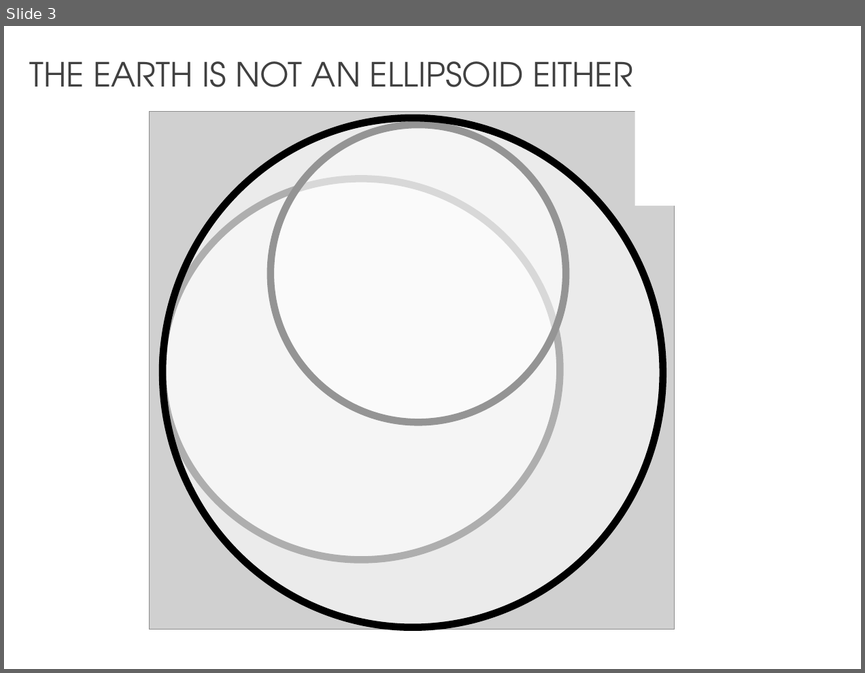
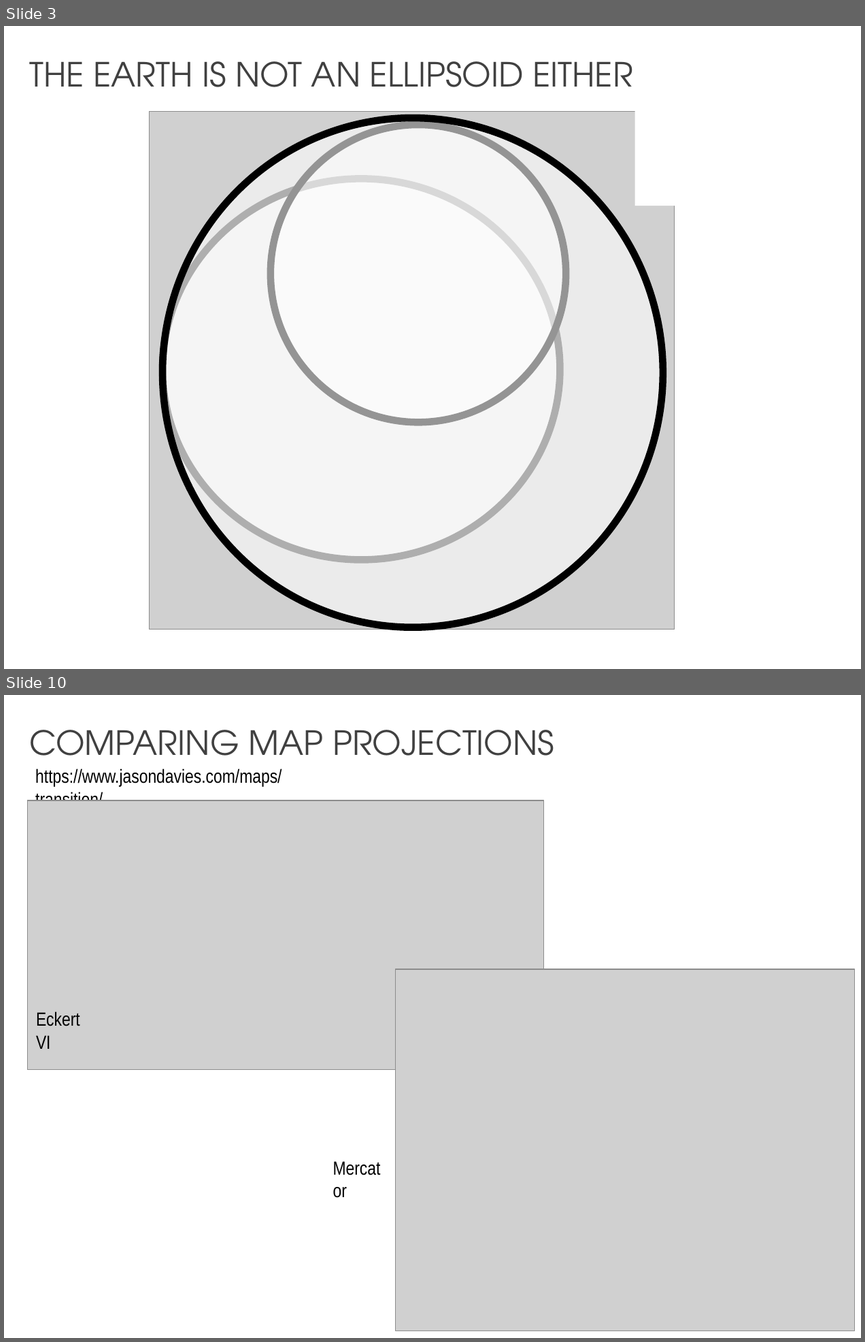
Before and after one commit to franckalbinet/gis-training-jelsa, a slide deck: master-course/ppt/map-projections.pptx. Shown one above the other, each under a label of ours: slide 3 before the commit, slides 3 and 10 after it; the slides between them are not shown. The pictures are 865x673 and 865x1342 pixels, drawn with LibreOffice and Linux fonts; fonts in the diff are those of the drawing; grey boxes stand for pictures. Boxes give left, top, right and bottom in pixels: in the first picture for what was removed or moved away, otherwise in the second. Text is boxed around its words. In the diff, an @@ line names an element or a change of style, - is before the commit and + after.

```diff
--- a/master-course/ppt/map-projections.pptx
+++ b/master-course/ppt/map-projections.pptx
@@ slide 10 added at [4, 695, 861, 1338], background #FFFFFF @@
@@ text added at [29, 730, 554, 771], 28 pt, text #404040 @@
+COMPARING MAP PROJECTIONS
@@ text added at [35, 768, 281, 801], 16 pt, text #000000 @@
+https://www.jasondavies.com/maps/transition/
@@ picture added at [28, 800, 544, 1070] @@
@@ picture added at [396, 969, 854, 1331] @@
@@ text added at [36, 1011, 80, 1049], 16 pt, text #000000 @@
+Eckert VI
@@ text added at [324, 1151, 396, 1183], 16 pt, text #000000 @@
+Mercator
```
Also in this commit, not shown: 3 slides changed, 4 other slides added, 3 slides removed, 3 other files.
